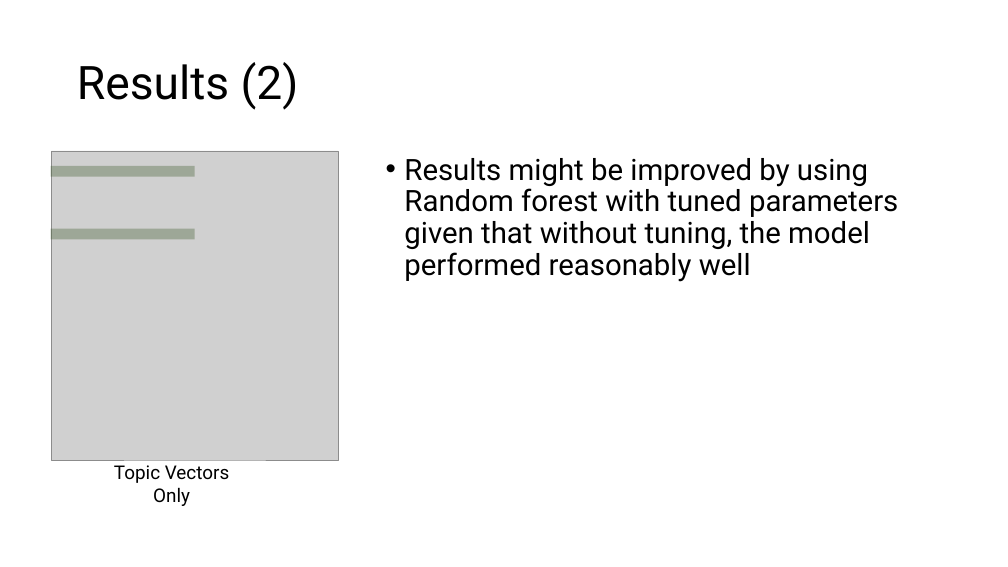
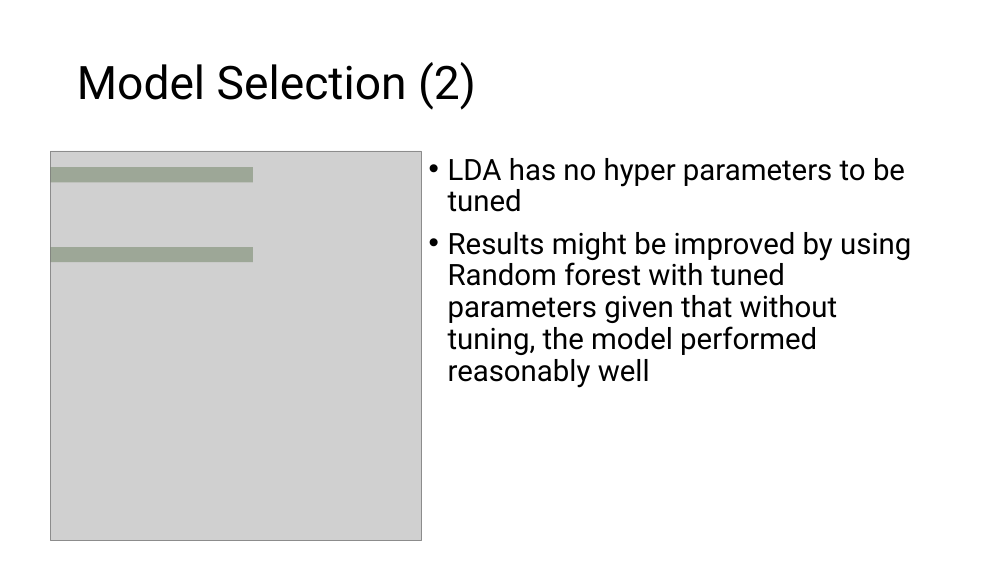
Before and after one commit to chrisgian/Capstone2-NLP-Hotel-Reviews, a slide deck: slide 15 of NLP 2 - Hotel Reviews Deliverable.pptx. Drawn at 1008x567 pixels with LibreOffice and Linux fonts; fonts in the diff are those of the drawing; grey boxes stand for pictures. Boxes give left, top, right and bottom in pixels: in the first picture for what was removed or moved away, otherwise in the second. Text is boxed around its words. In the diff, an @@ line names an element or a change of style, - is before the commit and + after.

```diff
--- a/NLP 2 - Hotel Reviews Deliverable.pptx
+++ b/NLP 2 - Hotel Reviews Deliverable.pptx
@@ title at (77, 62, 476, 110): text changed @@
-Results (2)
+Model Selection (2)
@@ rectangle: place and size @@
-rectangle at (51, 166, 194, 176)
+rectangle at (51, 167, 253, 182)
@@ picture: place and size @@
-picture at (51, 151, 338, 461)
+picture at (51, 151, 421, 541)
@@ text "LDA has no hyper parameters ...": place and size @@
-text "LDA has no hyper parameters ..." at (404, 158, 898, 282)
+text "LDA has no hyper parameters ..." at (448, 158, 911, 388)
@@ text at (448, 158, 905, 212): paragraph added @@
+• LDA has no hyper parameters to be tuned
@@ rectangle: place and size @@
-rectangle at (51, 228, 194, 239)
+rectangle at (51, 247, 253, 262)
@@ text removed at (114, 465, 229, 506) @@
-Topic Vectors Only
```
Also in this commit, not shown: 3 other slides changed, 5 slides added, 3 other files.
